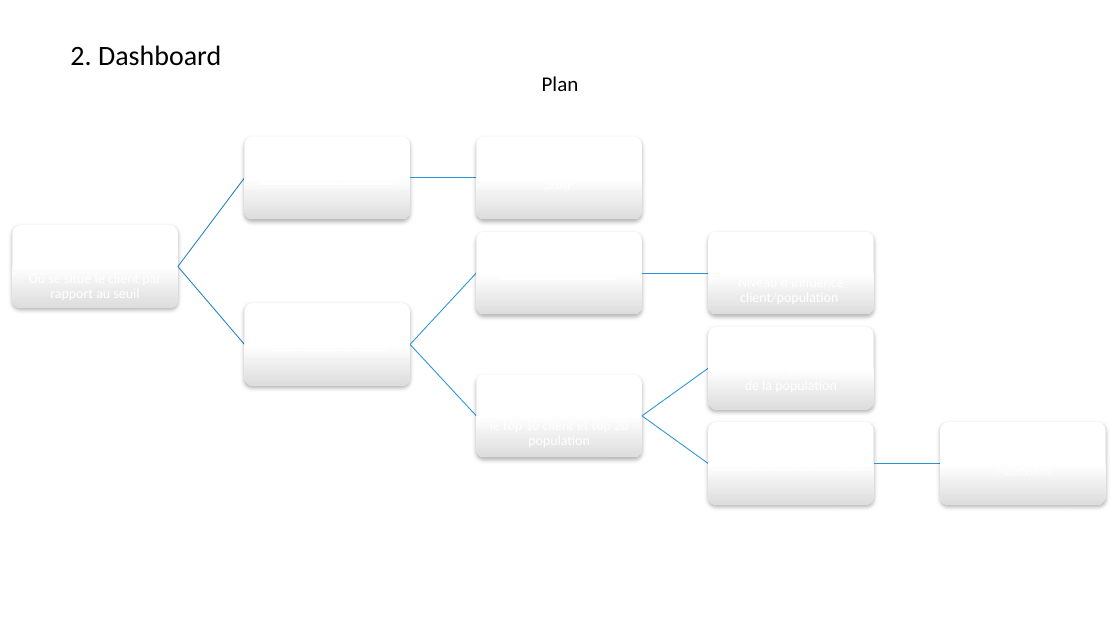
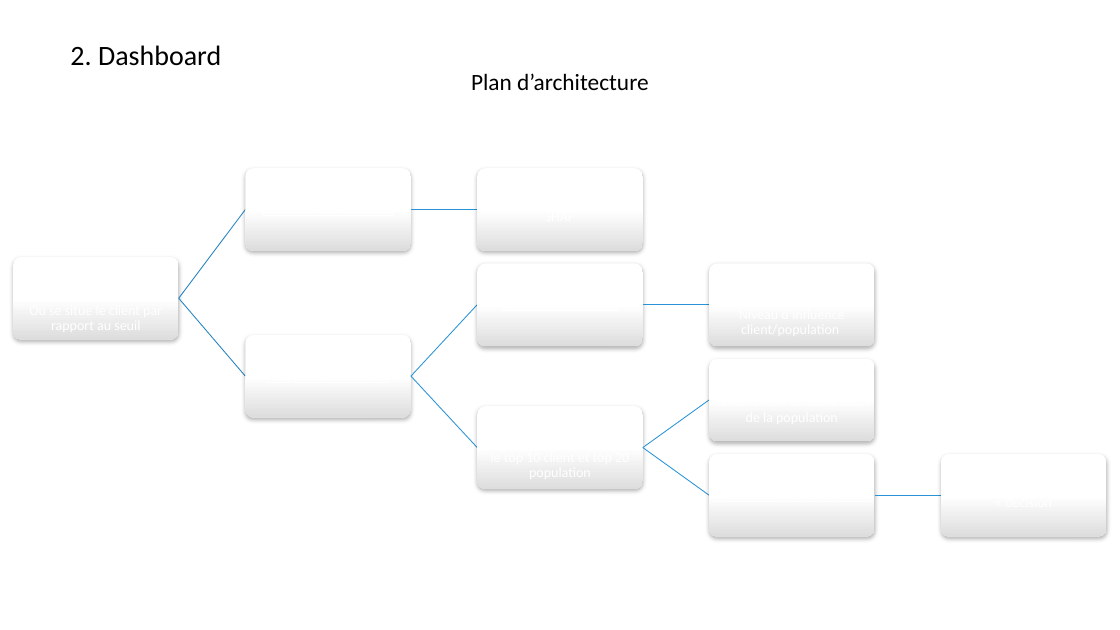
Before and after one commit to OSteeve/8_Realisez_un_dashboard_et_assurez_une_veille_technique, a slide deck: slide 5 of Presentation/P8_Otto_Steeve_4_presentation_052026.pptx. Drawn at 1120x630 pixels with LibreOffice and Linux fonts; fonts in the diff are those of the drawing. Boxes give left, top, right and bottom in pixels: in the first picture for what was removed or moved away, otherwise in the second. Text is boxed around its words. In the diff, an @@ line names an element or a change of style, - is before the commit and + after.

```diff
--- a/Presentation/P8_Otto_Steeve_4_presentation_052026.pptx
+++ b/Presentation/P8_Otto_Steeve_4_presentation_052026.pptx
@@ text at box(471, 73, 648, 90): text changed; size 18 to 20 pt @@
-Plan
+Plan d’architecture
@@ freeform shape at box(642, 398, 710, 449): rotation 35 to 324 degrees; outline redrawn @@
@@ freeform shape at box(642, 446, 710, 497): rotation 324 to 35 degrees; outline redrawn @@
@@ 10 rounded rectangles, 7 freeform shapes: place and size @@
-10 rounded rectangles, 7 freeform shapes at box(13, 136, 1106, 505)
+10 rounded rectangles, 7 freeform shapes at box(13, 168, 1107, 537)
```
Also in this commit, not shown: 18 other slides changed.
